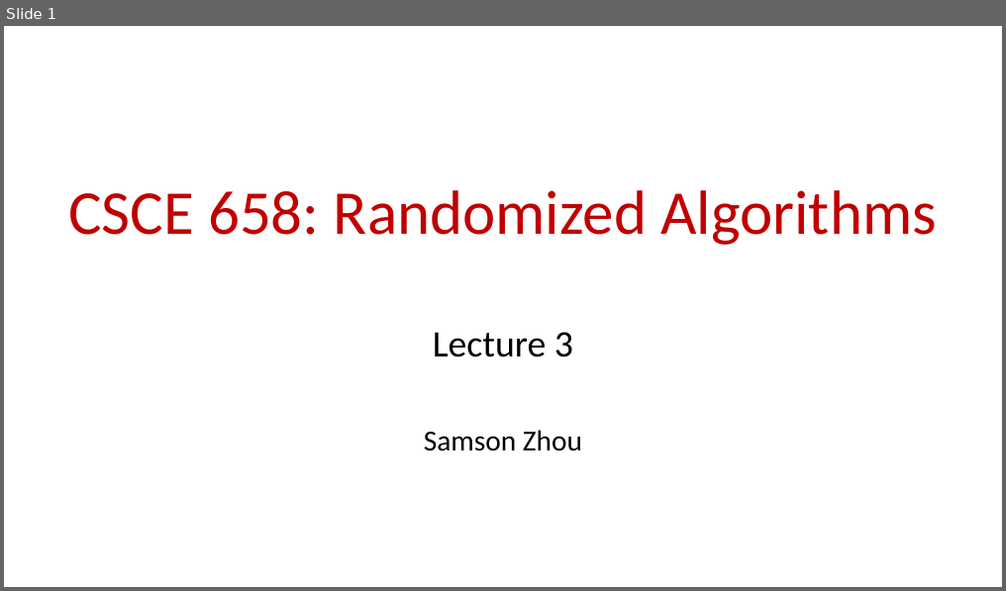
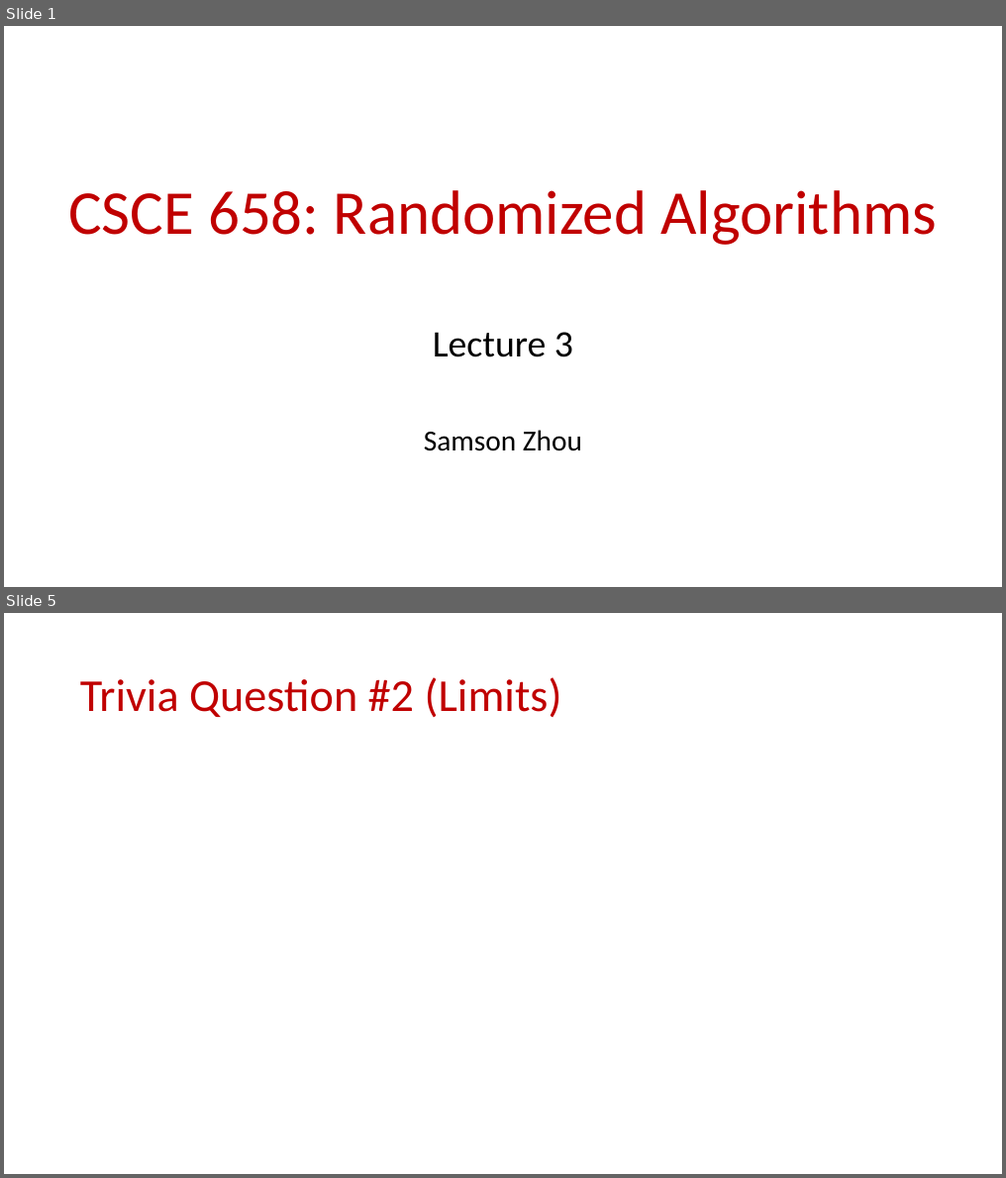
Before and after one commit to samsonzhou/samsonzhou.github.io, a slide deck: CSCE658-S24/L3.pptx. Shown one above the other, each under a label of ours: slide 1 before the commit, slides 1 and 5 after it; the slides between them are not shown. The pictures are 1006x591 and 1006x1178 pixels, drawn with LibreOffice and Linux fonts; fonts in the diff are those of the drawing; grey boxes stand for pictures. Boxes give left, top, right and bottom in pixels: in the first picture for what was removed or moved away, otherwise in the second. Text is boxed around its words. In the diff, an @@ line names an element or a change of style, - is before the commit and + after.

```diff
--- a/CSCE658-S24/L3.pptx
+++ b/CSCE658-S24/L3.pptx
@@ slide 5 added at bbox=[4, 613, 1002, 1174], background #FFFFFF @@
@@ title added at bbox=[80, 677, 562, 717], 44 pt, text #C00000 @@
+Trivia Question #2 (Limits)
```
Also in this commit, not shown: 41 other slides added.
